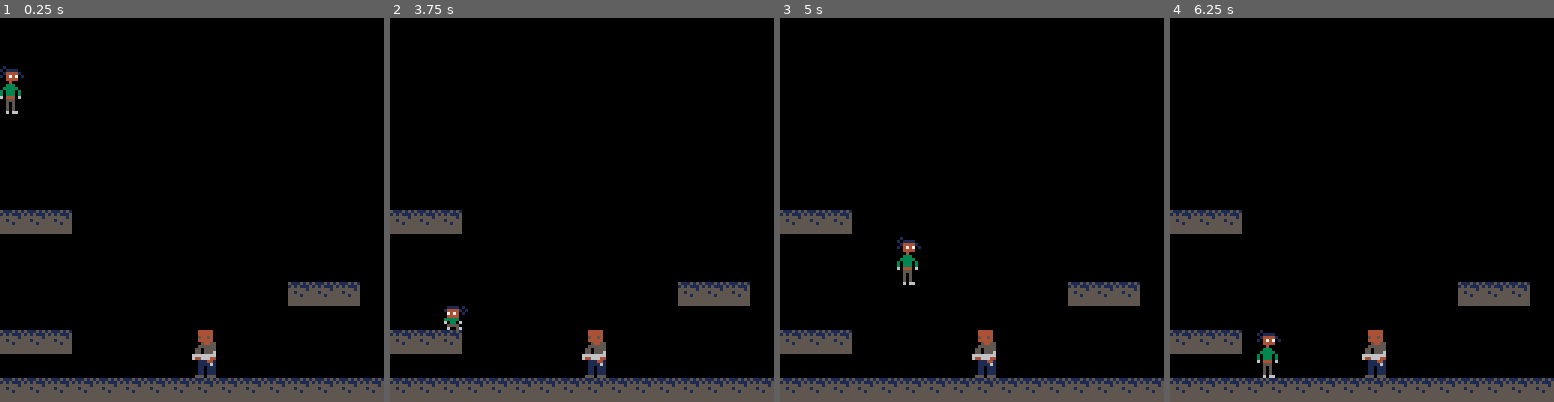
Above: before the commit, frames 1-4 (left to right).
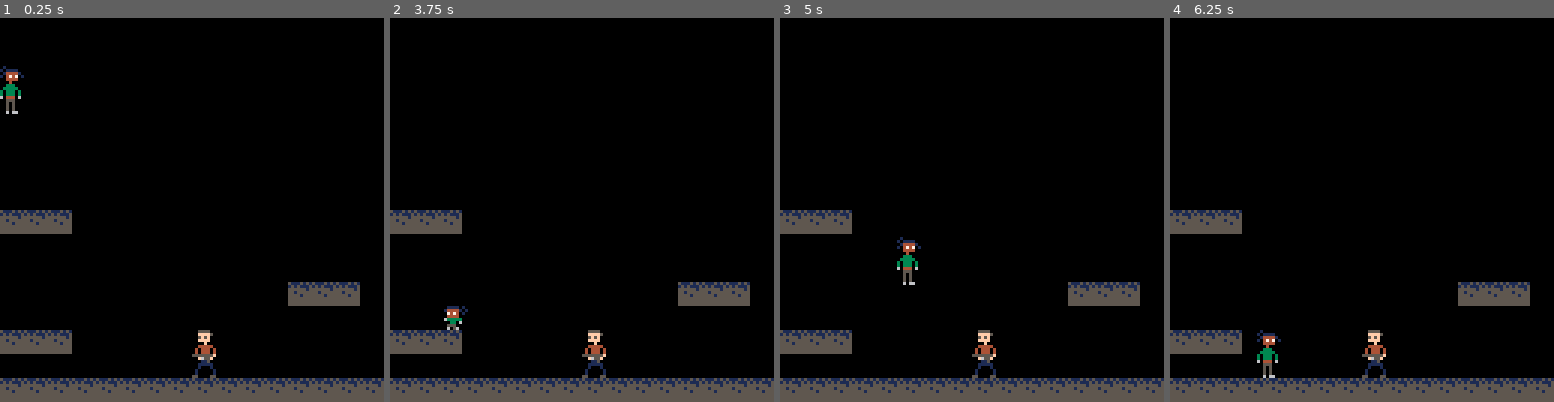
Above: after the commit, the same moments.

Repository: xMunchy/Mirror_Image
Game: PICO-8 cartridge sprites.p8
Two runs of this game, one before a commit and one after it. Both use one fixed random seed, a clock stepped at 60 frames per second and the inputs below.
Inputs:
- Up to frame 1 (0.25 s): no input
- Up to frame 2 (3.75 s): tap O (Z key) at 0.7, 1.7, 2.1, 2.5, 2.9, 3.3, 3.7 s; hold Right 1.6-2.1 s; hold Up 2.15-2.42 s; hold Right 2.47-3.03 s; hold Left 3.08-3.58 s; hold Down from 3.63 s (still down)
- Up to frame 3 (5 s): release Down at 3.97 s; hold Right 4.02-4.68 s; tap O (Z key) at 4.1, 4.5, 4.9 s; hold Up from 4.73 s (still down)
- Up to frame 4 (6.25 s): release Up at 5.03 s; hold Left 5.08-5.68 s; tap O (Z key) at 5.3, 5.7, 6.1 s; hold Down 5.73-6.03 s; hold Right from 6.08 s (still down)

The runs differ from the first frame. In frame 1, 0.5% of the frame differs, in the area x 50-57%, y 81-94%; in frame 2, 0.5%, in the area x 14-57%, y 78-94%; in frame 3, 0.5%; in frame 4, 0.5%.

Commit message:
added some evil crouch poses #fire

Diff:
--- a/sprites.p8
+++ b/sprites.p8
@@ -280,7 +280,7 @@
 function _update60()
 --spawn one enemy
  if #enemy == 0 then
-  make_enemy(2,64,104,true)
+  make_enemy(1,64,104,true)
  end
  dt = time() - prev_t
  prev_t = time()
Not shown, changed: 31 lines of the sprite sheet (__gfx__) section of sprites.p8
